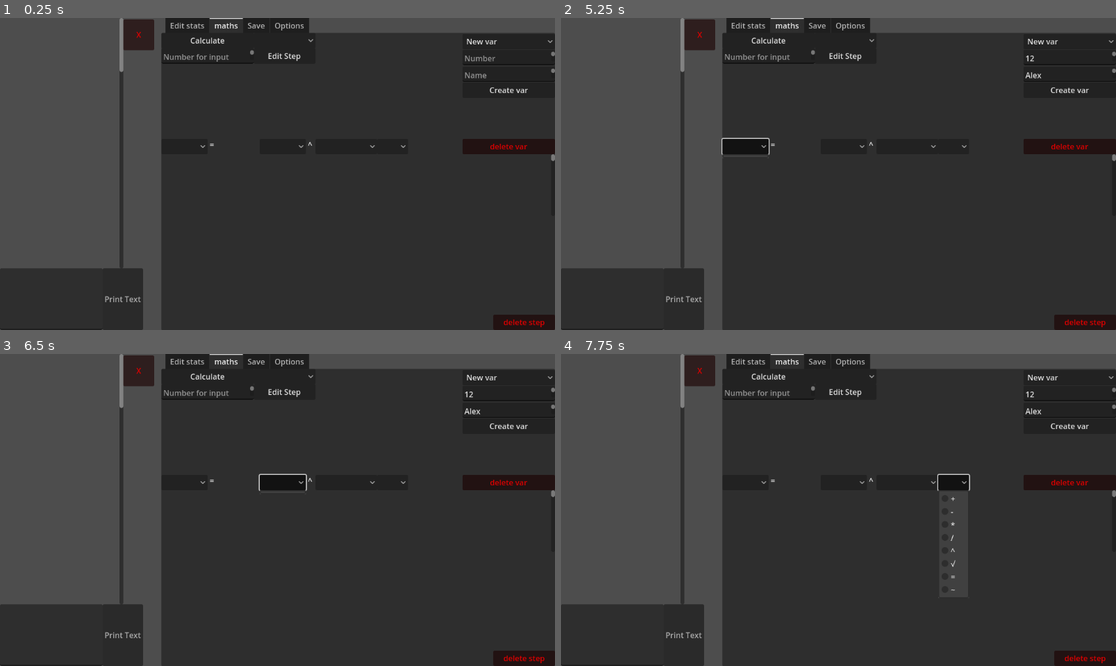
Above: before the commit, frames 1-4 (two rows, left to right).
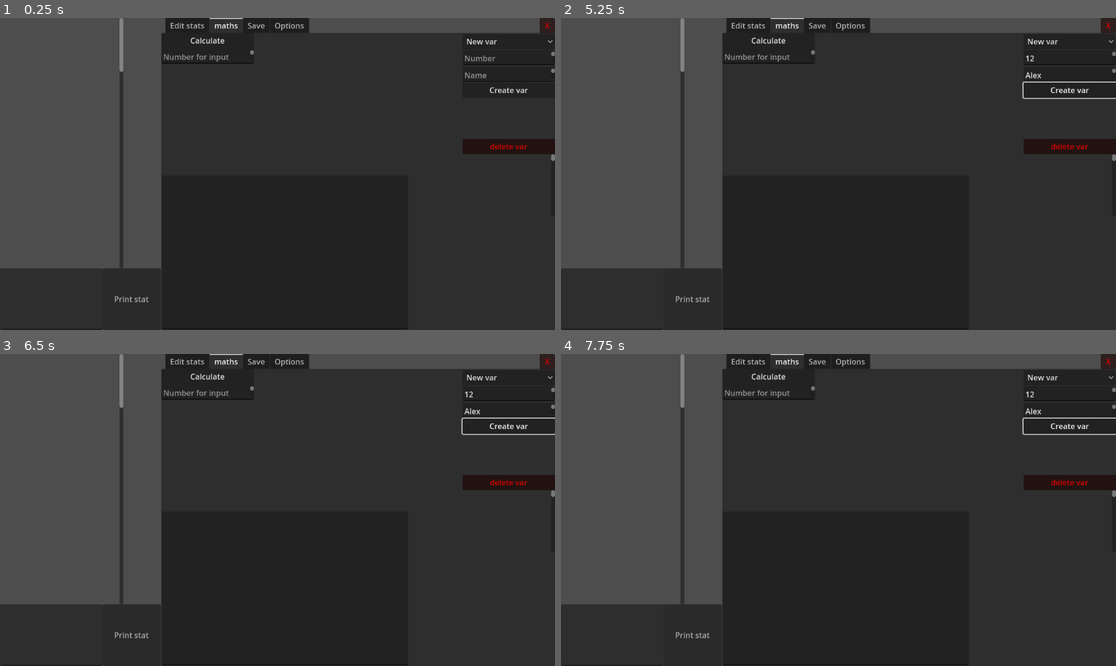
Above: after the commit, the same moments.

Repository: Random31234/huge-numbers-2.0
Game: Godot game, scene res://scenes/main.tscn
Two runs of this game, one before a commit and one after it. Both use one fixed random seed, a clock stepped at 60 frames per second and the inputs below.
Inputs (mouse positions are in pixels of both pictures, inside the frame that each line leads up to):
- Up to frame 1 (0.25 s): no input
- Up to frame 2 (5.25 s): click (1071, 58) at 0.52 s; type "12" at 0.6 s; click (1071, 74) at 0.75 s; type "Alex" at 0.83 s; click "Print Text" (after the commit: "Print stat") at 1.25 s; click "Calculate" at 2 s; click "New var" at 2.75 s; click "New var" at 3.5 s; click "Create var" at 4.25 s; click (744, 145) at 5.02 s
- Up to frame 3 (6.5 s): click (283, 481) at 5.77 s
- Up to frame 4 (7.75 s): click (905, 481) at 6.52 s; click (955, 481) at 7.27 s

The runs differ from the first frame. In frame 1, 2.1% of the frame differs, in the area x 18-100%, y 0-100%; in frame 2, 2.7%; in frame 3, 2.7%; in frame 4, 3.9%.

Commit message:
Rearragements of UI

Diff:
--- a/scenes/main.tscn
+++ b/scenes/main.tscn
@@ -10,6 +10,24 @@
 grow_horizontal = 2
 grow_vertical = 2
 
+[node name="Print node" type="Control" parent="."]
+anchors_preset = 0
+offset_right = 40.0
+offset_bottom = 40.0
+
+[node name="TextEdit" type="TextEdit" parent="Print node"]
+offset_top = 520.0
+offset_right = 213.0
+offset_bottom = 648.0
+
+[node name="Button" type="Button" parent="Print node"]
+modulate = Color(0.768627, 0.768627, 0.768627, 1)
+offset_left = 213.0
+offset_top = 520.0
+offset_right = 334.0
+offset_bottom = 648.0
+text = "Print stat"
+
 [node name="storage node" type="Node" parent="."]
 
 [node name="stats scroll container" type="ScrollContainer" parent="."]
@@ -23,28 +41,12 @@
 custom_minimum_size = Vector2(256, 2560)
 layout_mode = 2
 
-[node name="Output System" type="Node" parent="."]
-
-[node name="TextEdit" type="TextEdit" parent="Output System"]
-offset_top = 520.0
-offset_right = 213.0
-offset_bottom = 648.0
-
-[node name="Button" type="Button" parent="Output System"]
-modulate = Color(0.768627, 0.768627, 0.768627, 1)
-offset_left = 213.0
-offset_top = 520.0
-offset_right = 297.0
-offset_bottom = 648.0
-text = "Print Text"
-
 [node name="Termination button" type="Button" parent="."]
 modulate = Color(1, 0, 0, 1)
 layout_mode = 0
-offset_left = 256.0
-offset_top = 3.0
-offset_right = 320.0
-offset_bottom = 67.0
+offset_left = 1120.0
+offset_right = 1152.0
+offset_bottom = 32.0
 text = "X"
 
 [node name="TabContainer" type="TabContainer" parent="."]
@@ -407,6 +409,7 @@
 text = "delete var"
 
 [node name="calculations legacy" type="Control" parent="TabContainer/maths"]
+visible = false
 anchors_preset = 0
 offset_right = 40.0
 offset_bottom = 40.0
@@ -483,25 +486,25 @@
 
 [node name="Create_edit_step_button" type="Button" parent="TabContainer/maths/calculations legacy"]
 layout_mode = 0
-offset_left = 192.0
-offset_top = 32.0
-offset_right = 320.0
-offset_bottom = 64.0
+offset_top = 128.0
+offset_right = 128.0
+offset_bottom = 160.0
 text = "Edit Step"
 
 [node name="step selector" type="OptionButton" parent="TabContainer/maths/calculations legacy"]
 layout_mode = 0
-offset_left = 192.0
-offset_right = 320.0
-offset_bottom = 32.0
+offset_left = 128.0
+offset_top = 128.0
+offset_right = 256.0
+offset_bottom = 160.0
 
 [node name="delete step" type="Button" parent="TabContainer/maths/calculations legacy"]
 modulate = Color(1, 0, 0, 1)
 layout_mode = 0
-offset_left = 689.0
-offset_top = 585.0
-offset_right = 817.0
-offset_bottom = 617.0
+offset_left = 256.0
+offset_top = 128.0
+offset_right = 384.0
+offset_bottom = 160.0
 text = "delete step"
 
 [node name="Legacy input system2" type="Control" parent="TabContainer/maths/calculations legacy"]
@@ -557,6 +560,72 @@
 offset_right = 192.0
 offset_bottom = 64.0
 placeholder_text = "Number for input"
+
+[node name="calculations" type="Control" parent="TabContainer/maths"]
+layout_mode = 3
+anchors_preset = 0
+offset_right = 40.0
+offset_bottom = 40.0
+
+[node name="Legacy input system2" type="Control" parent="TabContainer/maths/calculations"]
+visible = false
+layout_mode = 3
+anchors_preset = 0
+offset_right = 40.0
+offset_bottom = 40.0
+
+[node name="calculation button" type="Button" parent="TabContainer/maths/calculations/Legacy input system2"]
+custom_minimum_size = Vector2(192, 32)
+layout_mode = 0
+offset_right = 192.0
+offset_bottom = 32.0
+text = "Calculate"
+
+[node name="input mantissa" type="TextEdit" parent="TabContainer/maths/calculations/Legacy input system2"]
+layout_mode = 0
+offset_top = 32.0
+offset_right = 90.0
+offset_bottom = 64.0
+
+[node name="input e" type="RichTextLabel" parent="TabContainer/maths/calculations/Legacy input system2"]
+layout_mode = 0
+offset_left = 90.0
+offset_top = 32.0
+offset_right = 102.0
+offset_bottom = 64.0
+text = "e"
+scroll_active = false
+
+[node name="input exponent" type="TextEdit" parent="TabContainer/maths/calculations/Legacy input system2"]
+layout_mode = 0
+offset_left = 101.0
+offset_top = 32.0
+offset_right = 197.0
+offset_bottom = 64.0
+
+[node name="input system" type="Control" parent="TabContainer/maths/calculations"]
+anchors_preset = 0
+offset_right = 40.0
+offset_bottom = 40.0
+
+[node name="calculation button" type="Button" parent="TabContainer/maths/calculations/input system"]
+layout_mode = 0
+offset_right = 192.0
+offset_bottom = 32.0
+text = "Calculate"
+
+[node name="TextEdit" type="TextEdit" parent="TabContainer/maths/calculations/input system"]
+layout_mode = 0
+offset_top = 32.0
+offset_right = 192.0
+offset_bottom = 64.0
+placeholder_text = "Number for input"
+
+[node name="TextEdit" type="TextEdit" parent="TabContainer/maths/calculations"]
+layout_mode = 0
+offset_top = 296.0
+offset_right = 512.0
+offset_bottom = 616.0
 
 [node name="Save" type="Control" parent="TabContainer"]
 visible = false
@@ -715,7 +784,7 @@
 nonLegacy = [NodePath("../../Edit stats/Create stats"), NodePath("../../Edit stats/Manipulate stats"), NodePath("../../maths/Variables part")]
 legacy = [NodePath("../../Edit stats/Create stats legacy"), NodePath("../../Edit stats/Manipulate stats legacy"), NodePath("../../maths/Variables part legacy")]
 
-[node name="Calculation legacy mode" type="CheckButton" parent="TabContainer/Options"]
+[node name="Calculation legacy mode" type="CheckButton" parent="TabContainer/Options" node_paths=PackedStringArray("nonLegacy", "legacy")]
 layout_mode = 0
 offset_left = 525.0
 offset_top = 32.0
@@ -723,8 +792,10 @@
 offset_bottom = 63.0
 text = "Enable Calculation legacy mode"
 script = ExtResource("1_pq12d")
-
-[connection signal="button_down" from="Output System/Button" to="." method="printStats"]
+nonLegacy = [NodePath("../../maths/calculations")]
+legacy = [NodePath("../../maths/calculations legacy")]
+
+[connection signal="button_down" from="Print node/Button" to="." method="printStats"]
 [connection signal="button_down" from="Termination button" to="." method="terminateSession"]
 [connection signal="button_down" from="TabContainer/Edit stats/Create stats legacy/Button" to="." method="create_stat"]
 [connection signal="button_down" from="TabContainer/Edit stats/Manipulate stats legacy/Button" to="." method="ModifyStatBase"]
@@ -738,6 +809,8 @@
 [connection signal="button_down" from="TabContainer/maths/calculations legacy/delete step" to="." method="deleteStep"]
 [connection signal="button_down" from="TabContainer/maths/calculations legacy/Legacy input system2/calculation button" to="." method="calculateThroughSteps"]
 [connection signal="button_down" from="TabContainer/maths/calculations legacy/input system/calculation button" to="." method="calculateThroughSteps"]
+[connection signal="button_down" from="TabContainer/maths/calculations/Legacy input system2/calculation button" to="." method="calculateThroughSteps"]
+[connection signal="button_down" from="TabContainer/maths/calculations/input system/calculation button" to="." method="calculateThroughSteps"]
 [connection signal="button_down" from="TabContainer/Save/Save stats" to="." method="saveStats"]
 [connection signal="button_down" from="TabContainer/Save/Import sheet" to="." method="importSheet"]
 [connection signal="button_down" from="TabContainer/Save/Save calculation" to="." method="saveMath"]
